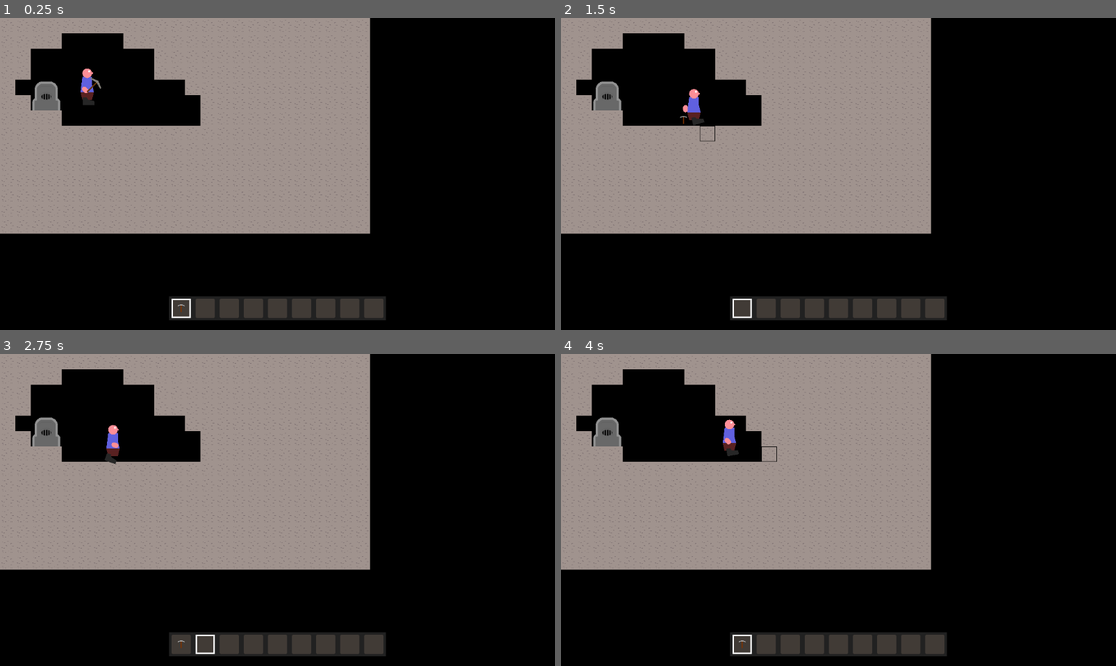
Above: before the commit, frames 1-4 (two rows, left to right).
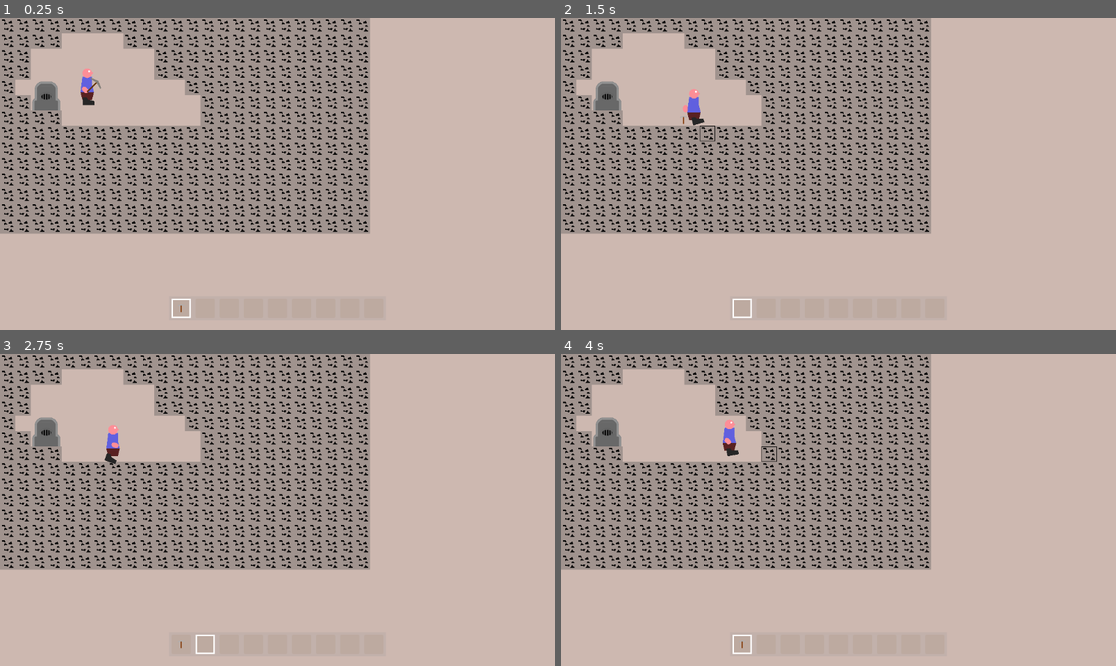
Above: after the commit, the same moments.

Repository: Griiimon/2D-Mining-Sandbox
Game: Godot game, scene res://scenes/game.tscn
Two runs of this game, one before a commit and one after it. Both use one fixed random seed, a clock stepped at 60 frames per second and the inputs below.
Inputs (mouse positions are in pixels of both pictures, inside the frame that each line leads up to):
- Up to frame 1 (0.25 s): no input
- Up to frame 2 (1.5 s): move the mouse to (960, 158) at 0.52 s; hold D (right) from 0.53 s (still down); tap X (drop_item) at 0.6 s; click (960, 158) at 0.67 s; tap Up (jump) at 0.77 s; move the mouse to (727, 189) at 1.27 s; tap F (interact) at 1.35 s
- Up to frame 3 (2.75 s): tap Up (jump) at 1.52 s; move the mouse to (333, 441) at 2.02 s; release D (right) at 2.03 s; hold A (left) from 2.03 s (still down); tap E (next_hotbar_item) at 2.1 s
- Up to frame 4 (4 s): move the mouse to (810, 572) at 2.77 s; release A (left) at 2.78 s; hold D (right) from 2.78 s (still down); tap Q (previous_hotbar_item) at 2.85 s; click (810, 572) at 2.92 s; tap Up (jump) at 3.02, 3.77 s; move the mouse to (1005, 556) at 3.52 s; tap X (drop_item) at 3.6 s

The runs differ from the first frame. In frame 1, 68% of the frame differs, in the area x 0-100%, y 0-100%; in frame 2, 68%; in frame 3, 68%; in frame 4, 68%.
Error in both runs: Cannot call method 'get_files' on a null value. (res://scripts/data_manager.gd:25)

Commit message:
new blocks and drops

Diff:
--- a/project.godot
+++ b/project.godot
@@ -78,4 +78,4 @@
 
 renderer/rendering_method="gl_compatibility"
 renderer/rendering_method.mobile="gl_compatibility"
-environment/defaults/default_clear_color=Color(0, 0, 0, 1)
+environment/defaults/default_clear_color=Color(0.803922, 0.721569, 0.690196, 1)
--- /dev/null
+++ b/resources/blocks/coal.tres
@@ -0,0 +1,16 @@
+[gd_resource type="Resource" script_class="Block" load_steps=5 format=3 uid="uid://bkhtok35reseh"]
+
+[ext_resource type="Resource" uid="uid://nf0hhc0e33eu" path="res://resources/items/coal.tres" id="1_ef0kh"]
+[ext_resource type="Script" path="res://scripts/block.gd" id="2_cced1"]
+[ext_resource type="Resource" uid="uid://sq7bx4hrpblf" path="res://resources/tags/ore_blocks.tres" id="3_gy7hy"]
+[ext_resource type="Texture2D" uid="uid://cscruo81ch07t" path="res://textures/blocks/coal.png" id="3_m6rw7"]
+
+[resource]
+script = ExtResource("2_cced1")
+name = "coal"
+texture = ExtResource("3_m6rw7")
+drop = ExtResource("1_ef0kh")
+hardness = 1.5
+has_collision = true
+tags = Array[Resource("res://scripts/tag.gd")]([ExtResource("3_gy7hy")])
+particle_color = Color(0.0588235, 0.0588235, 0.0588235, 1)
--- /dev/null
+++ b/resources/blocks/iron.tres
@@ -0,0 +1,16 @@
+[gd_resource type="Resource" script_class="Block" load_steps=5 format=3 uid="uid://7sbry1ffu8a3"]
+
+[ext_resource type="Resource" uid="uid://btas3fdf5k1ee" path="res://resources/items/iron.tres" id="1_in4tr"]
+[ext_resource type="Script" path="res://scripts/block.gd" id="2_nuwle"]
+[ext_resource type="Texture2D" uid="uid://fqjuupebpt0x" path="res://textures/blocks/iron.png" id="3_5p7tp"]
+[ext_resource type="Resource" uid="uid://sq7bx4hrpblf" path="res://resources/tags/ore_blocks.tres" id="3_07g7r"]
+
+[resource]
+script = ExtResource("2_nuwle")
+name = "iron"
+texture = ExtResource("3_5p7tp")
+drop = ExtResource("1_in4tr")
+hardness = 2.0
+has_collision = true
+tags = Array[Resource("res://scripts/tag.gd")]([ExtResource("3_07g7r")])
+particle_color = Color(0.717647, 0.419608, 0.301961, 1)
--- /dev/null
+++ b/resources/items/coal.tres
@@ -0,0 +1,13 @@
+[gd_resource type="Resource" script_class="Item" load_steps=4 format=3 uid="uid://nf0hhc0e33eu"]
+
+[ext_resource type="Script" path="res://scripts/item.gd" id="1_7s7pk"]
+[ext_resource type="Resource" uid="uid://f3gfebet4jby" path="res://resources/tags/ores.tres" id="2_6lwuu"]
+[ext_resource type="Texture2D" uid="uid://7vys5sdr1ckv" path="res://textures/items/coal.png" id="2_25ptf"]
+
+[resource]
+script = ExtResource("1_7s7pk")
+name = "coal"
+texture = ExtResource("2_25ptf")
+can_stack = true
+tags = Array[Resource("res://scripts/tag.gd")]([ExtResource("2_6lwuu")])
+fuel_value = 5.0
--- /dev/null
+++ b/resources/items/iron.tres
@@ -0,0 +1,13 @@
+[gd_resource type="Resource" script_class="Item" load_steps=4 format=3 uid="uid://btas3fdf5k1ee"]
+
+[ext_resource type="Script" path="res://scripts/item.gd" id="1_26ueg"]
+[ext_resource type="Resource" uid="uid://f3gfebet4jby" path="res://resources/tags/ores.tres" id="2_rdmc6"]
+[ext_resource type="Texture2D" uid="uid://7vys5sdr1ckv" path="res://textures/items/coal.png" id="2_s8po0"]
+
+[resource]
+script = ExtResource("1_26ueg")
+name = "iron"
+texture = ExtResource("2_s8po0")
+can_stack = true
+tags = Array[Resource("res://scripts/tag.gd")]([ExtResource("2_rdmc6")])
+fuel_value = 0.0
--- a/resources/items/stone.tres
+++ b/resources/items/stone.tres
@@ -5,5 +5,7 @@
 
 [resource]
 script = ExtResource("1_v8rf4")
-name = "Stone"
+name = "stone"
 texture = ExtResource("2_yxcum")
+can_stack = true
+fuel_value = 0.0
Binary file added: textures/blocks/coal.png
Not shown, added: textures/blocks/coal.png.import
Binary file added: textures/blocks/iron.png
Not shown, added: textures/blocks/iron.png.import
Binary file added: textures/items/coal.png
Not shown, added: textures/items/coal.png.import
Binary file added: textures/items/iron.png
Not shown, added: textures/items/iron.png.import
Binary file changed: textures/items/stone.png
